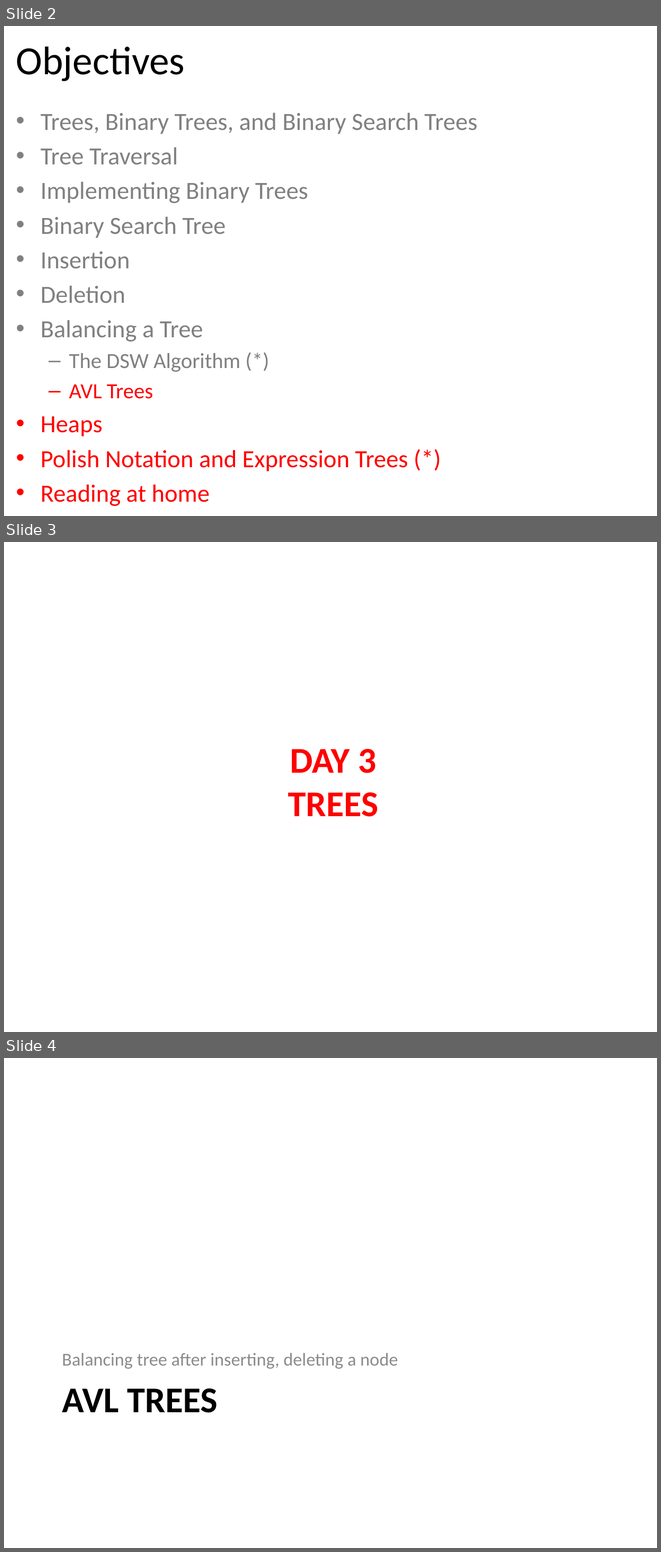
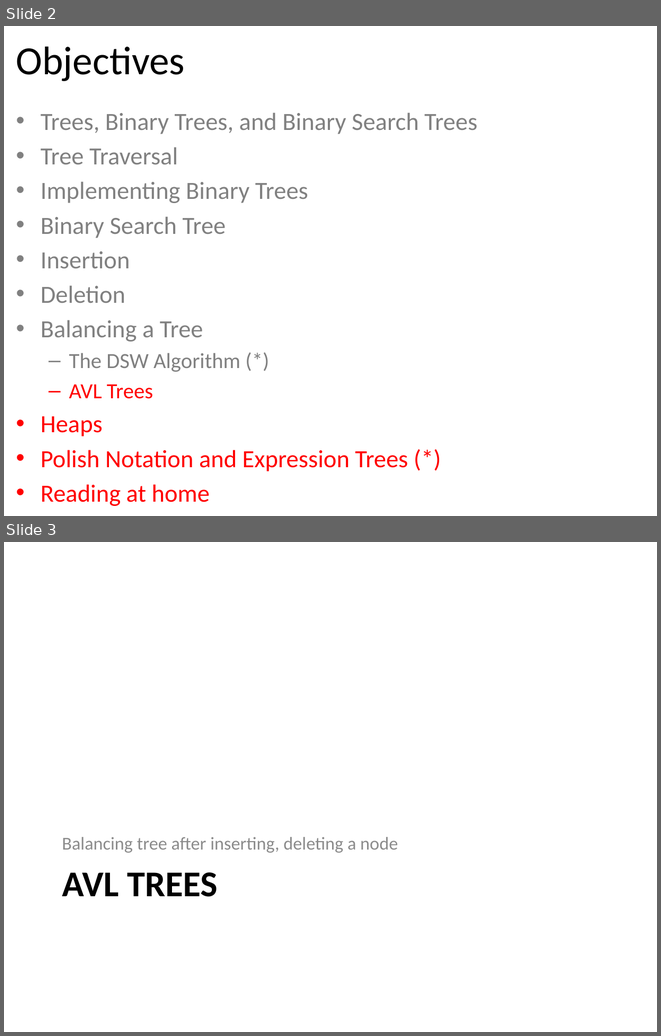
Before and after one commit to tutrunghieu/dsa-2017-java-tutorial, a slide deck: dsa2017-java-online/handouts/data-day05/Lecture 08 - Chapter 06 - Binary Trees - Day 3.pptx. Shown one above the other, each under a label of ours: slides 2, 3 and 4 before the commit, slides 2 and 3 after it. The pictures are 661x1552 and 661x1036 pixels, drawn with LibreOffice and Linux fonts; fonts in the diff are those of the drawing. Boxes give left, top, right and bottom in pixels: in the first picture for what was removed or moved away, otherwise in the second. Text is boxed around its words. In the diff, an @@ line names an element or a change of style, - is before the commit and + after.

```diff
--- a/dsa2017-java-online/handouts/data-day05/Lecture 08 - Chapter 06 - Binary Trees - Day 3.pptx
+++ b/dsa2017-java-online/handouts/data-day05/Lecture 08 - Chapter 06 - Binary Trees - Day 3.pptx
@@ slide 3 removed at (4,542,657,1032), background #FFFFFF @@
@@ title removed at (288,749,379,817) @@
-DAY 3
-TREES
@@ what was slide 4 is now slide 3 @@
```
Also in this commit, not shown: 6 other files.
